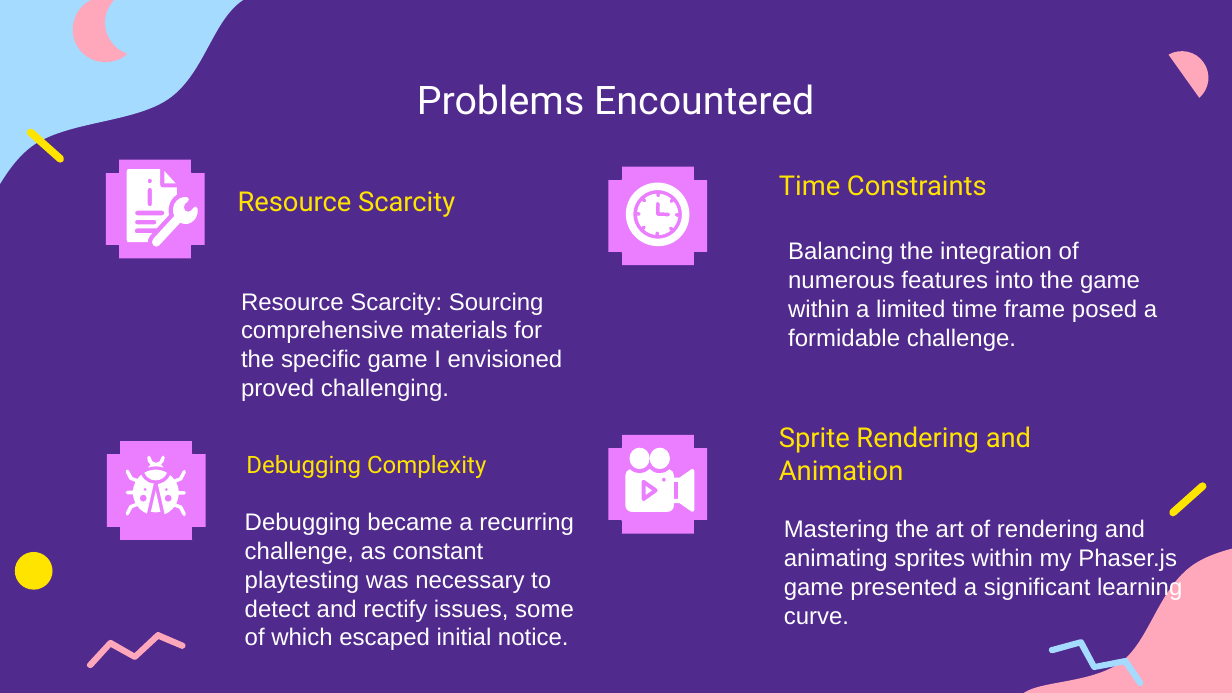
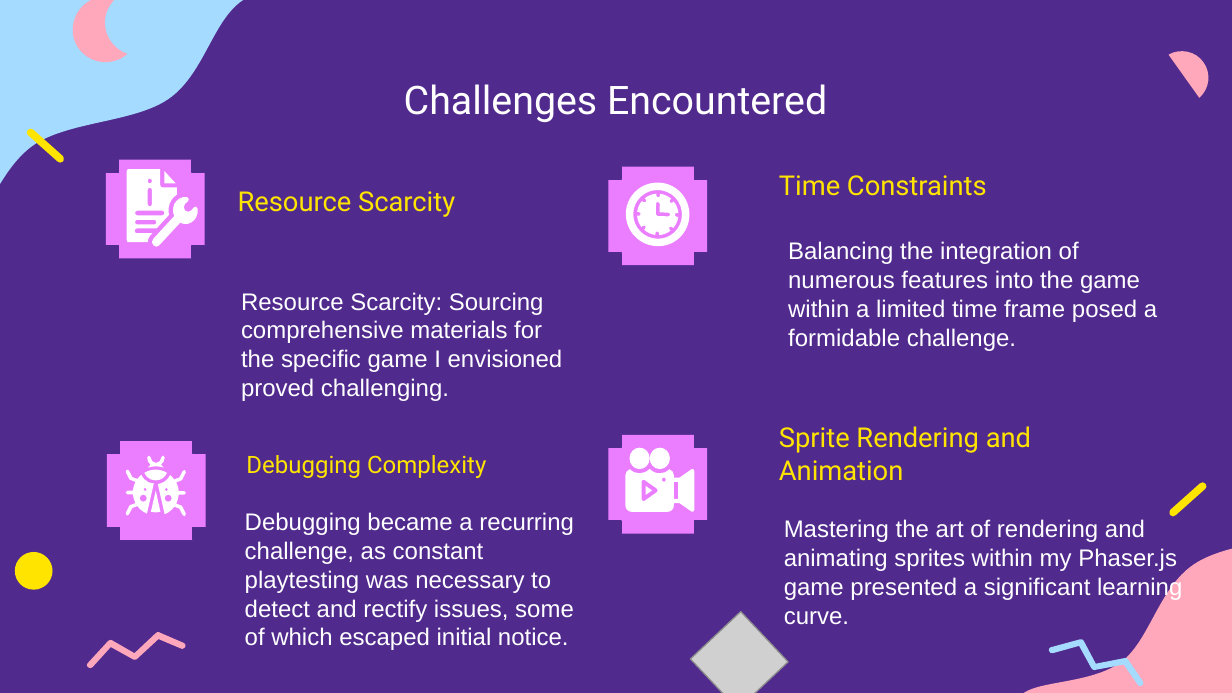
Before and after one commit to DavidVLe1/medieval-platform-shooter, a slide deck: slide 6 of Capstone platform shooter.pptx (slide 7 before the commit). Drawn at 1232x693 pixels with LibreOffice and Linux fonts; fonts in the diff are those of the drawing; grey boxes stand for pictures. Boxes give left, top, right and bottom in pixels: in the first picture for what was removed or moved away, otherwise in the second. Text is boxed around its words. In the diff, an @@ line names an element or a change of style, - is before the commit and + after.

```diff
--- a/Capstone platform shooter.pptx
+++ b/Capstone platform shooter.pptx
@@ title at [404,84,827,122]: text changed @@
-Problems Encountered
+Challenges Encountered
@@ picture added at [690,612,788,693] @@
```
Also in this commit, not shown: 4 other slides changed, 1 slide added, 3 slides removed.
